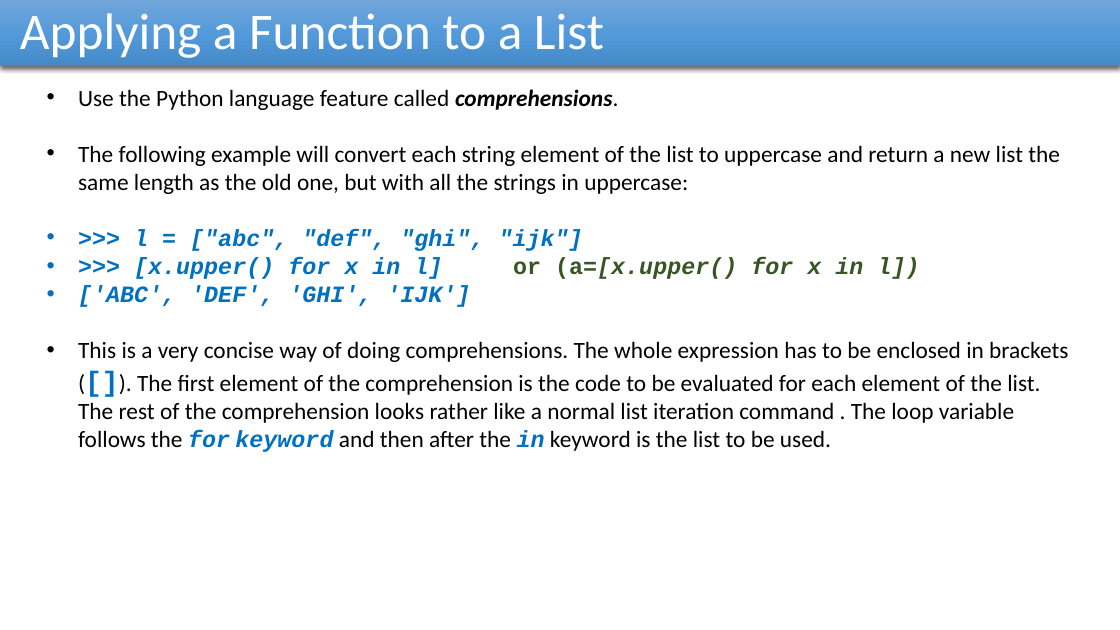
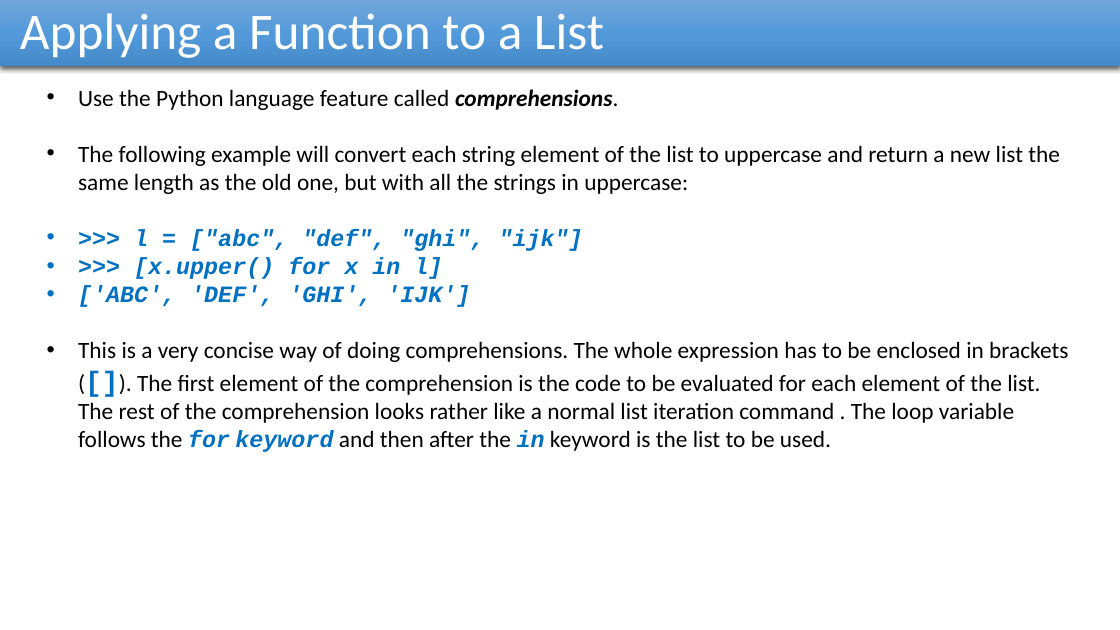
Before and after one commit to reza-arjmandi/rpi-course, a slide deck: slide 16 of session3/presentation/Python_List_And_Dictionaries.pptx. Drawn at 1120x630 pixels with LibreOffice and Linux fonts; fonts in the diff are those of the drawing. Boxes give left, top, right and bottom in pixels: in the first picture for what was removed or moved away, otherwise in the second. Text is boxed around its words. In the diff, an @@ line names an element or a change of style, - is before the commit and + after.

```diff
--- a/session3/presentation/Python_List_And_Dictionaries.pptx
+++ b/session3/presentation/Python_List_And_Dictionaries.pptx
@@ text at [134,257,442,279]: text changed; text colour #385723 to #0070C0 @@
-• >>> [x.upper() for x in l] or (a=[x.upper() for x in l])
+• >>> [x.upper() for x in l]
```
Also in this commit, not shown: 3 other slides changed, 1 slide removed, 2 other files.
